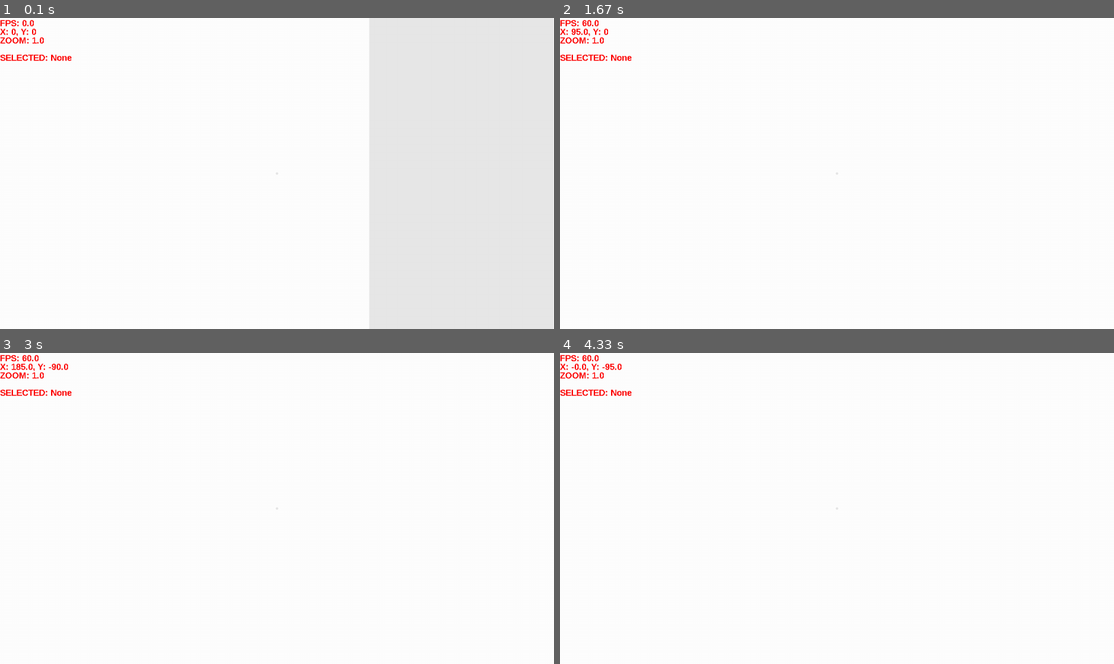
Above: before the commit, frames 1-4 (two rows, left to right).
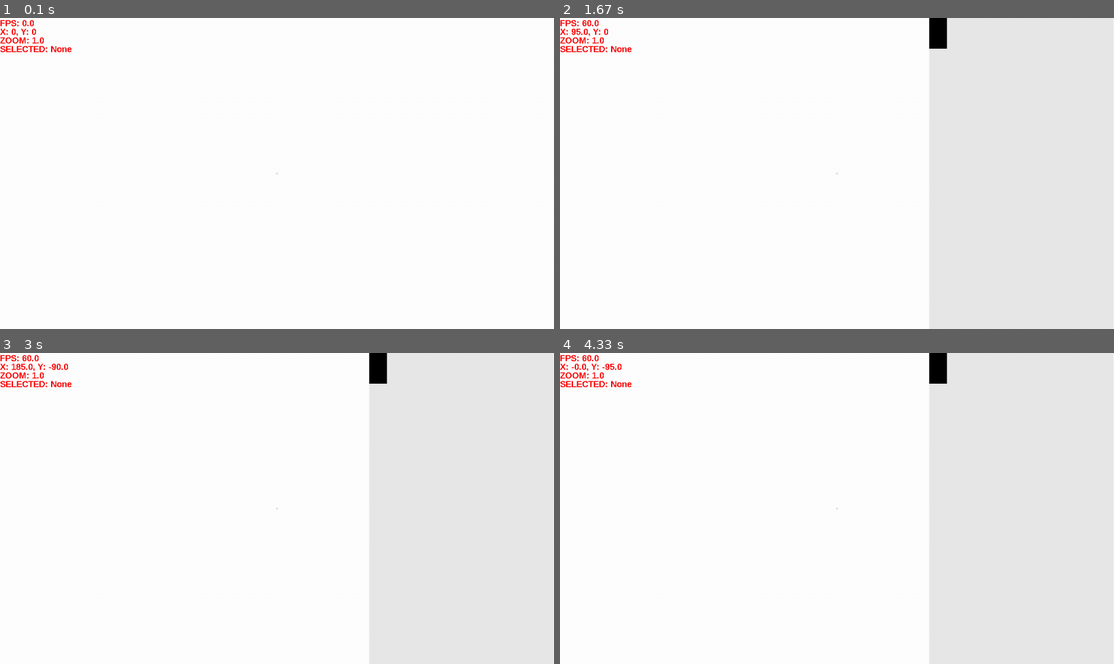
Above: after the commit, the same moments.

Repository: Jonesgamings/Pygame-Game-Engine
Game: pygame game, started from main.py
Two runs of this game, one before a commit and one after it. Both use one fixed random seed, a clock stepped at 60 frames per second and the inputs below.
Inputs (mouse positions are in pixels of both pictures, inside the frame that each line leads up to):
- Up to frame 1 (0.1 s): no input
- Up to frame 2 (1.67 s): click "SELECTED: None" at 0.38 s; tap Tab at 0.67 s; click (1019, 173) at 1.05 s; hold Right from 1.33 s (still down)
- Up to frame 3 (3 s): release Right at 1.8 s; hold Up 1.83-2.13 s; hold Right 2.17-2.63 s; hold Left from 2.67 s (still down)
- Up to frame 4 (4.33 s): release Left at 3.2 s; hold Down 3.23-3.53 s; hold Left 3.57-3.97 s; hold Up from 4 s (still down)

The runs differ from the first frame. In frame 1, 0.3% of the frame differs, in the area x 0-13%, y 8-14%; in frame 2, 0.7%, in the area x 0-70%, y 0-14%; in frame 3, 0.7%; in frame 4, 0.7%.

Commit message:
Finished GUI

Diff:
--- a/main.py
+++ b/main.py
@@ -6,11 +6,14 @@
 MAXOBJECTS = 100
 MAXCOORD = 10000
 MINCOORD = 0
+FPS = 60
 
 surf = pygame.Surface((50, 50), pygame.SRCALPHA)
 surf.fill((0, 0, 0))
 
-game = Game(10 ** 8, 0)
+game = Game(FPS)
+
+game.GUI.createElement((0, 0), "DEFAULT", surf)
 
 for _ in range(MAXOBJECTS):
     surf = pygame.Surface((50, 50), pygame.SRCALPHA)
--- a/object.py
+++ b/object.py
@@ -37,6 +37,9 @@
         toBlit = pygame.transform.rotozoom(self.sprite, 0, 1 / camera.zoom)
         screen.blit(toBlit, (screenPosX, screenPosY))
 
+    def copy(self):
+        return Object((0, 0), self.sprite)
+
     def update(self, game):
         self.moveBy(self.vx, self.vy)
 
@@ -61,6 +64,14 @@
             "IMAGE": None
         }
         return data
+
+    @classmethod
+    def createNew(self, type_, sprite, *args):
+        if type_ == "DEFAULT":
+            return Object((0, 0), sprite, *args)
+
+        elif type_ == "GRAVITY_OBJECT":
+            return GravityObject((0, 0), sprite, *args)
 
     @classmethod
     def createMe(self, jsonFile):
--- a/screen.py
+++ b/screen.py
@@ -17,17 +17,15 @@
 
 class Game:
 
-    def __init__(self, mapSize, fps) -> None:
-        self.mapSize = mapSize
+    def __init__(self,fps) -> None:
         self.FPS = fps
 
         self.screen = pygame.display.set_mode((0, 0), pygame.FULLSCREEN)
         self.screenWidth, self.screenHeight = self.screen.get_size()
         self.clock = pygame.time.Clock()
-        self.map = Map(self.mapSize, self.mapSize)
+        self.map = Map()
         self.camera = Camera(self.map, self.screen)
         self.GUI = GUI((self.screenWidth * 2 / 3, 0), self.screenWidth / 3, self.screenHeight)
-        self.selectedObject = None
         self.running = False
 
     def displayObjects(self):
@@ -56,7 +54,7 @@
             if object.checkClick(realPos):
                 return object
 
-        return False
+        return None
 
     def doMoveInputs(self, dt):
         moveVertical = 0
@@ -78,17 +76,21 @@
             moveHorizontal += self.camera.moveSpeed * self.camera.zoom * dt
 
         if buttons[0]: #LEFT
-            pass
+            if not self.GUI.checkClick(mousePos) and self.GUI.selectedObject:
+                newObj = self.GUI.selectedObject.copy()
+                realPos = self.screenToReal(mousePos)
+                newObj.moveTo(realPos[0], realPos[1])
+                self.addObject(newObj)
 
         if buttons[2]: #RIGHT
-            clickedOn = self.checkObjectClicked(mousePos)
-            if clickedOn:
-                self.map.objects.remove(clickedOn)
+            if not self.GUI.checkClick(mousePos):
+                clickedOn = self.checkObjectClicked(mousePos)
+                if clickedOn:
+                    self.map.objects.remove(clickedOn)
 
         if buttons[1]: #MIDDLE
-            clickedOn = self.checkObjectClicked(mousePos)
-            if clickedOn:
-                self.selectedObject = clickedOn
+            if not self.GUI.checkClick(mousePos):
+                self.GUI.selectedObject = self.checkObjectClicked(mousePos)
 
         self.camera.moveBy(moveHorizontal, moveVertical)
 
@@ -113,13 +115,13 @@
         zoom = f"ZOOM: {round(1/self.camera.zoom, 3)}"
         zoomSurf = font.render(zoom, False, RED)
 
-        selected = f"SELECTED: {self.selectedObject}"
+        selected = f"SELECTED: {self.GUI.selectedObject}"
         selectedSurf = font.render(selected, False, RED)
 
         self.screen.blit(fpsSurf, (0, 0))
         self.screen.blit(posSurf, (0, FONTSIZE))
         self.screen.blit(zoomSurf, (0, FONTSIZE * 2))
-        self.screen.blit(selectedSurf, (0, FONTSIZE * 4))
+        self.screen.blit(selectedSurf, (0, FONTSIZE * 3))
 
         pygame.draw.circle(self.screen, (230, 230, 230), (self.screenWidth / 2, self.screenHeight / 2), 3)
 
@@ -163,8 +165,22 @@
 
 class GUIElement:
 
-    def __init__(self) -> None:
-        pass
+    def __init__(self, pos, size, type_, sprite) -> None:
+        self.pos = pos
+        self.width, self.height = size
+        self.objectType = type_
+        self.objectSprite = sprite
+
+        self.rect = pygame.Rect(self.pos[0], self.pos[1], self.width, self.height)
+
+    def checkClick(self, pos):
+        if self.rect.collidepoint(pos):
+            return True
+
+        return False
+
+    def draw(self, screen):
+        pygame.draw.rect(screen, self.objectSprite.get_at((0, 0)), self.rect)
 
 class GUI:
 
@@ -172,27 +188,62 @@
         self.pos = pos
         self.width = width
         self.height = height
-        self.visible = True
+        self.visible = False
+
+        self.rows = 10
+        self.columns = 10
+
+        self.gridX = 0
+        self.gridY = 0
 
         self.surface = pygame.Surface((width, height))
         self.surface.fill(LIGHTGREY)
         self.surface.set_alpha(128)
-        self.elements = {}
-        self.currentSelected = None
+        self.rect = self.surface.get_rect()
+        self.elements = []
+        self.selectedObject = None
+        self.updateRect()
+        self.updateGrid()
+
+    def updateGrid(self):
+        self.gridX = self.width / self.columns
+        self.gridY = self.height / self.rows
+
+    def createElement(self, pos, type_, sprite):
+        realX = pos[0] * self.gridX + self.pos[0]
+        realY = pos[1] * self.gridY + self.pos[1]
+        element = GUIElement((realX, realY), (self.gridX - 1, self.gridY - 1), type_, sprite)
+        self.elements.append(element)
+
+    def updateRect(self):
+        self.rect = self.surface.get_rect()
+        self.rect.topleft = self.pos
 
     def toggleVisible(self):
         self.visible = not self.visible
 
-    def drawElements(self):
-        pass
+    def drawElements(self, screen):
+        for element in self.elements:
+            element.draw(screen)
 
     def draw(self, screen):
         if self.visible:
             screen.blit(self.surface, self.pos)
-
-    def checkClick(self, pos, type_):
+            self.drawElements(screen)
+
+    def checkElementsClick(self, pos):
+        for element in self.elements:
+            if element.checkClick(pos):
+                return Object.createNew(element.objectType, element.objectSprite)
+
+        return None
+
+    def checkClick(self, pos):
+        self.updateRect()
         if self.visible:
-            pass
+            if self.rect.collidepoint(pos):
+                self.selectedObject = self.checkElementsClick(pos)
+                return True
 
         return False
 
@@ -213,27 +264,16 @@
         topLY = self.pos[1] - ((screenY * self.zoom) / 2)
         width = screenX * self.zoom
         height = screenY * self.zoom
-        if (topLX * -1) < width and (topLY * -1) < height:
-            if (topLX < self.map.width) and (topLY < self.map.height):
-                self.displayingArea = pygame.Rect(topLX, topLY, width, height)
-                return True
-
-            else:
-                return False
-
-        return False
+        self.displayingArea = pygame.Rect(topLX, topLY, width, height)
+        return True
 
     def moveTo(self, x, y):
-        old = self.pos
         self.pos = (x, y)
-        if not self.updateDisplayedArea():
-            self.pos = old
+        self.updateDisplayedArea()
 
     def moveBy(self, dx, dy):
-        old = self.pos
         self.pos = (self.pos[0] + dx, self.pos[1] + dy)
-        if not self.updateDisplayedArea():
-            self.pos = old
+        self.updateDisplayedArea()
 
     def zoomTo(self, zoom):
         self.zoom = zoom
@@ -247,9 +287,7 @@
 
 class Map:
 
-    def __init__(self, width, height) -> None:
-        self.width = width
-        self.height = height
+    def __init__(self) -> None:
         self.objects = []
 
     def getObjects(self, displayedArea: pygame.Rect):
